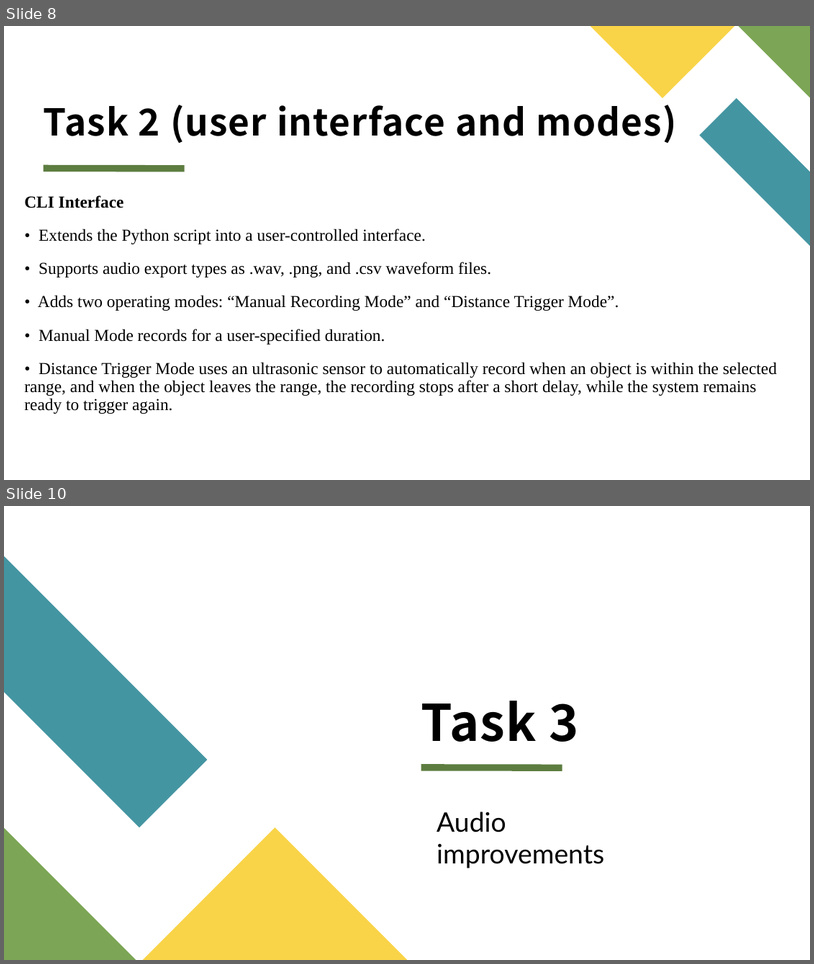
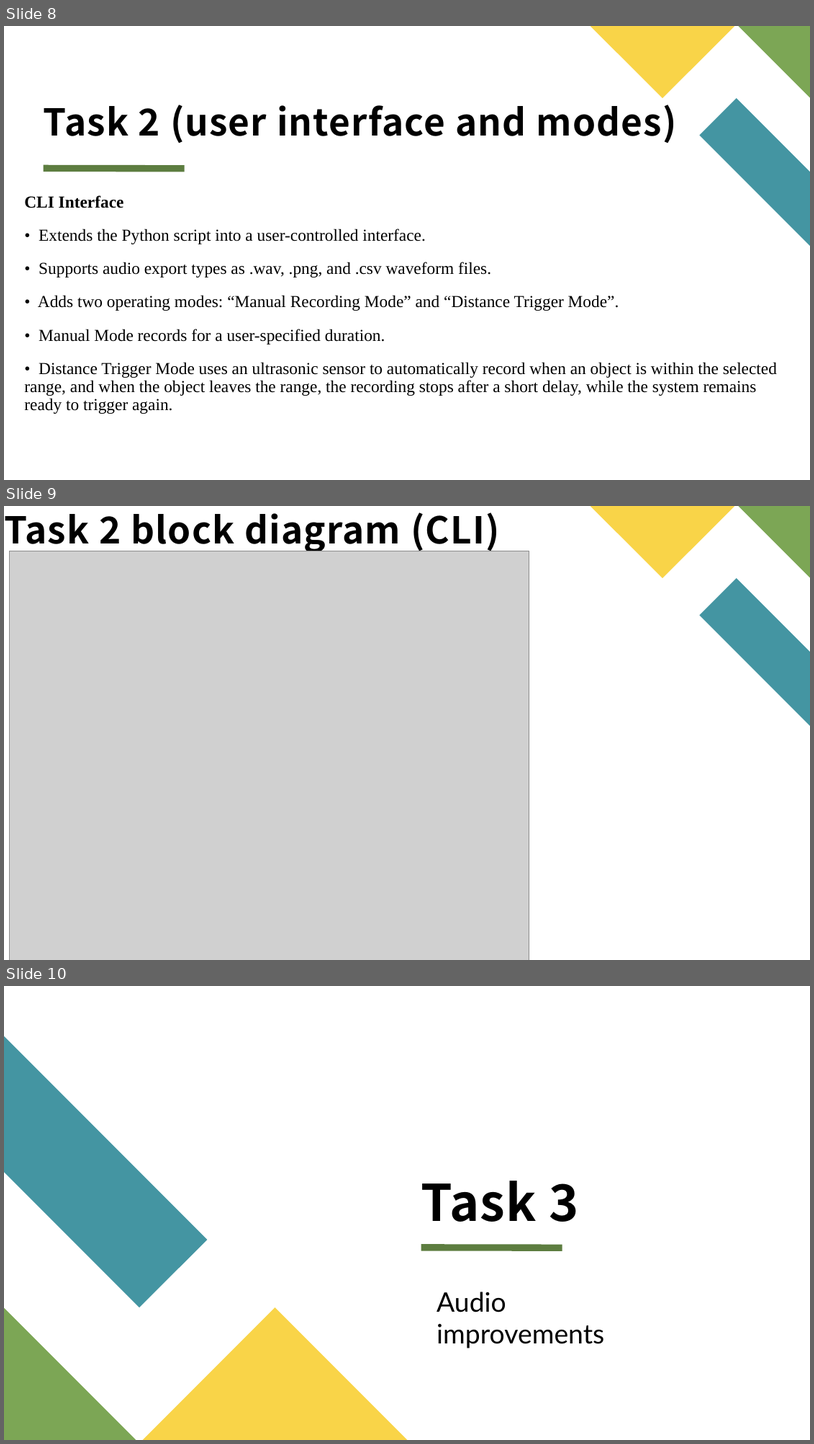
Before and after one commit to mooncakes0/ECE2071_project_F08, a slide deck: ECE2071_Project_F08_PPTslides.pptx. Shown one above the other, each under a label of ours: slides 8 and 10 before the commit, slides 8, 9 and 10 after it; the slides between them are not shown. The pictures are 814x964 and 814x1444 pixels, drawn with LibreOffice and Linux fonts; fonts in the diff are those of the drawing; grey boxes stand for pictures. Boxes give left, top, right and bottom in pixels: in the first picture for what was removed or moved away, otherwise in the second. Text is boxed around its words. In the diff, an @@ line names an element or a change of style, - is before the commit and + after.

Commit message:
task 2 block diagram added
..

```diff
--- a/ECE2071_Project_F08_PPTslides.pptx
+++ b/ECE2071_Project_F08_PPTslides.pptx
@@ slide 9 added at bbox=[4, 506, 810, 960], background #FFFFFF; not listed: 3 template elements that a slide beside it also shows @@
@@ title added at bbox=[4, 512, 500, 553], 44 pt, text #000000, bold @@
+Task 2 block diagram (CLI)
@@ picture added at bbox=[9, 551, 529, 960] @@
```
Also in this commit, not shown: 1 slide removed.
